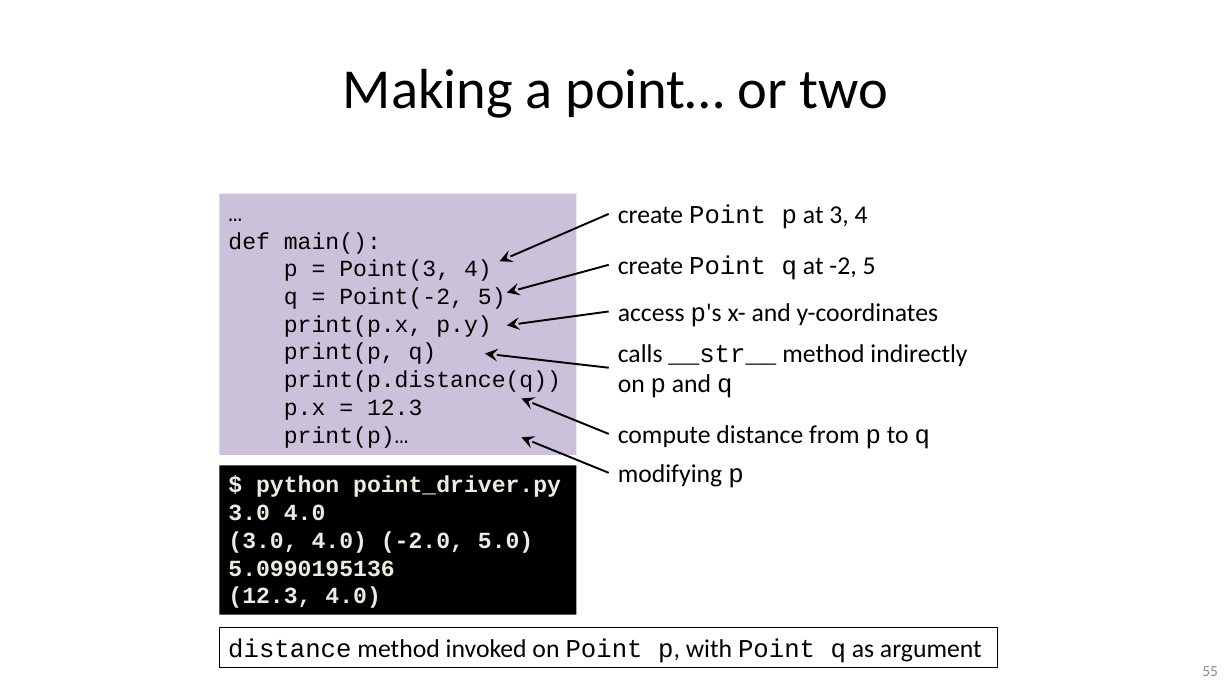
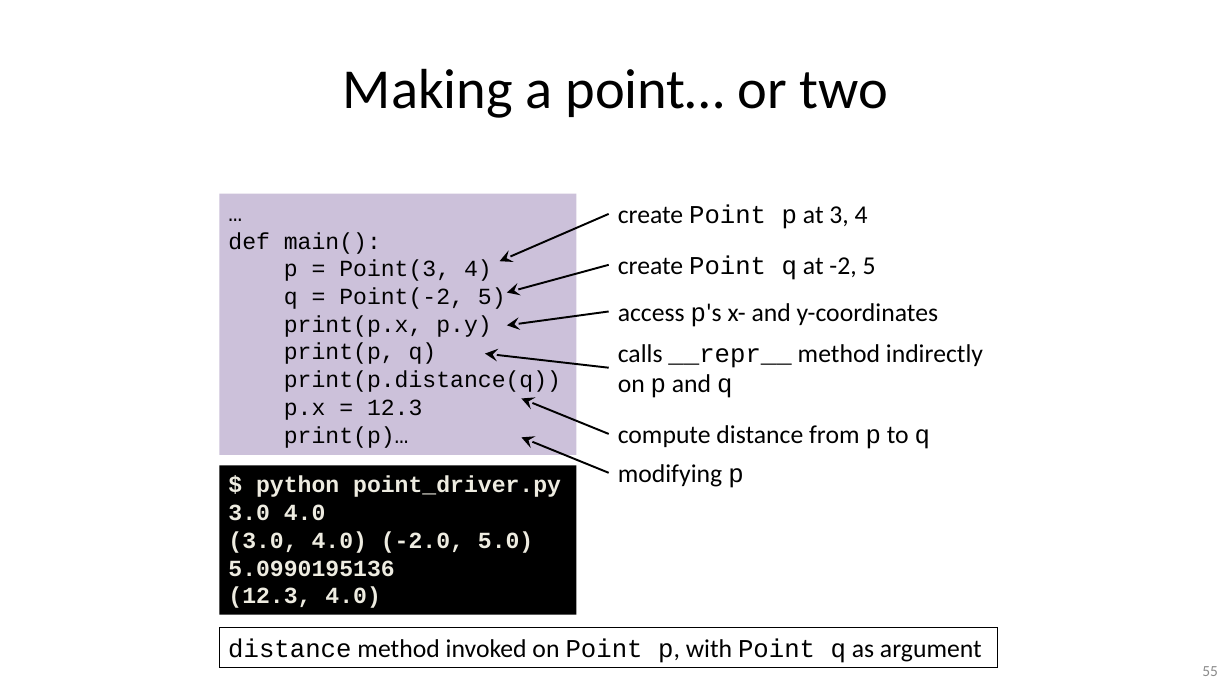
Before and after one commit to gjbex/Python-software-engineering, a slide deck: slide 55 of python_software_engineering.pptx. Drawn at 1232x693 pixels with LibreOffice and Linux fonts; fonts in the diff are those of the drawing. Boxes give left, top, right and bottom in pixels: in the first picture for what was removed or moved away, otherwise in the second. Text is boxed around its words. In the diff, an @@ line names an element or a change of style, - is before the commit and + after.

Commit message:
Fix typos

```diff
--- a/python_software_engineering.pptx
+++ b/python_software_engineering.pptx
@@ text at (618, 344, 983, 368): text changed @@
-calls __str__ method indirectly
+calls __repr__ method indirectly
```
Also in this commit, not shown: 6 other slides changed.
